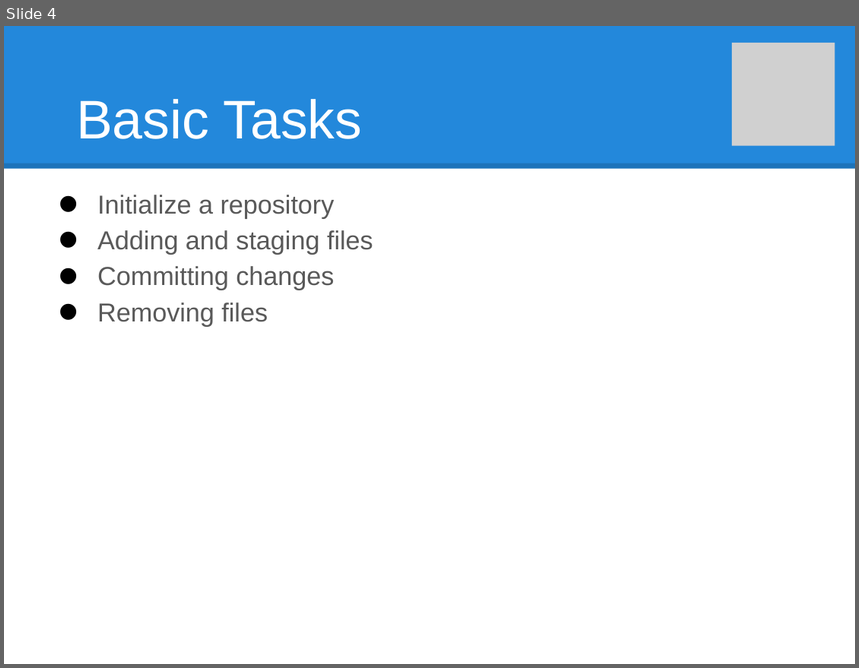
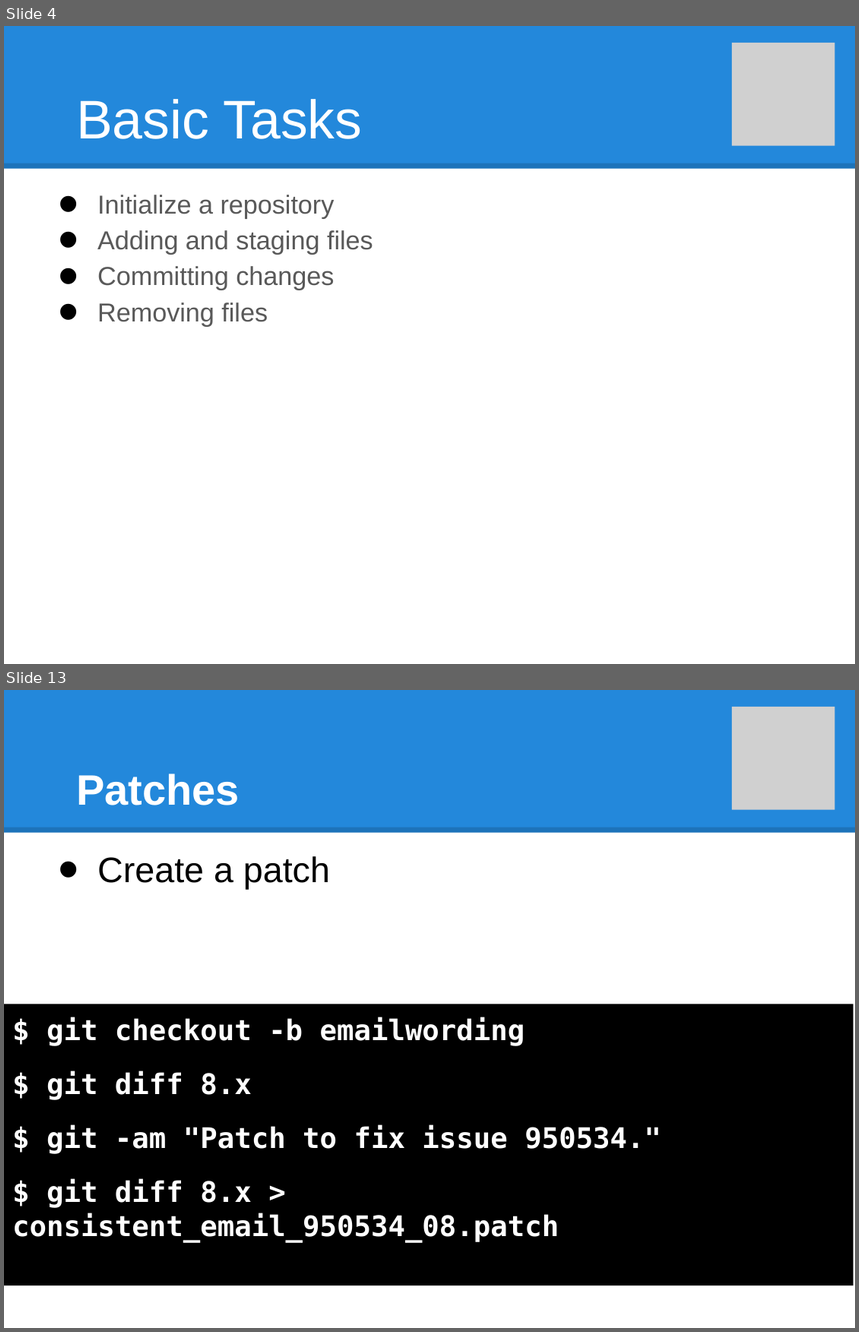
Before and after one commit to vid-uo/riddlegames, a slide deck: _assets/Git Super Basics.pptx. Shown one above the other, each under a label of ours: slide 4 before the commit, slides 4 and 13 after it; the slides between them are not shown. The pictures are 859x668 and 859x1332 pixels, drawn with LibreOffice and Linux fonts; fonts in the diff are those of the drawing; grey boxes stand for pictures. Boxes give left, top, right and bottom in pixels: in the first picture for what was removed or moved away, otherwise in the second. Text is boxed around its words. In the diff, an @@ line names an element or a change of style, - is before the commit and + after.

```diff
--- a/_assets/Git Super Basics.pptx
+++ b/_assets/Git Super Basics.pptx
@@ slide 13 added at [4, 690, 855, 1328], background #FFFFFF; not listed: 2 template elements that a slide beside it also shows @@
@@ picture added at [732, 707, 835, 810] @@
@@ title added at [76, 774, 240, 806], 36 pt, text #FFFFFF, bold @@
+Patches
@@ text added at [97, 856, 330, 890], 30 pt, text #000000 @@
+• Create a patch
@@ rectangle added at [4, 1004, 854, 1286], fill #000000, 24 pt, text #FFFFFF, bold @@
+$ git checkout -b emailwording
+$ git diff 8.x
+$ git -am "Patch to fix issue 950534."
+$ git diff 8.x > consistent_email_950534_08.patch
```
Also in this commit, not shown: 6 slides changed, 6 other slides added, 1 slide removed, 4 other files.
